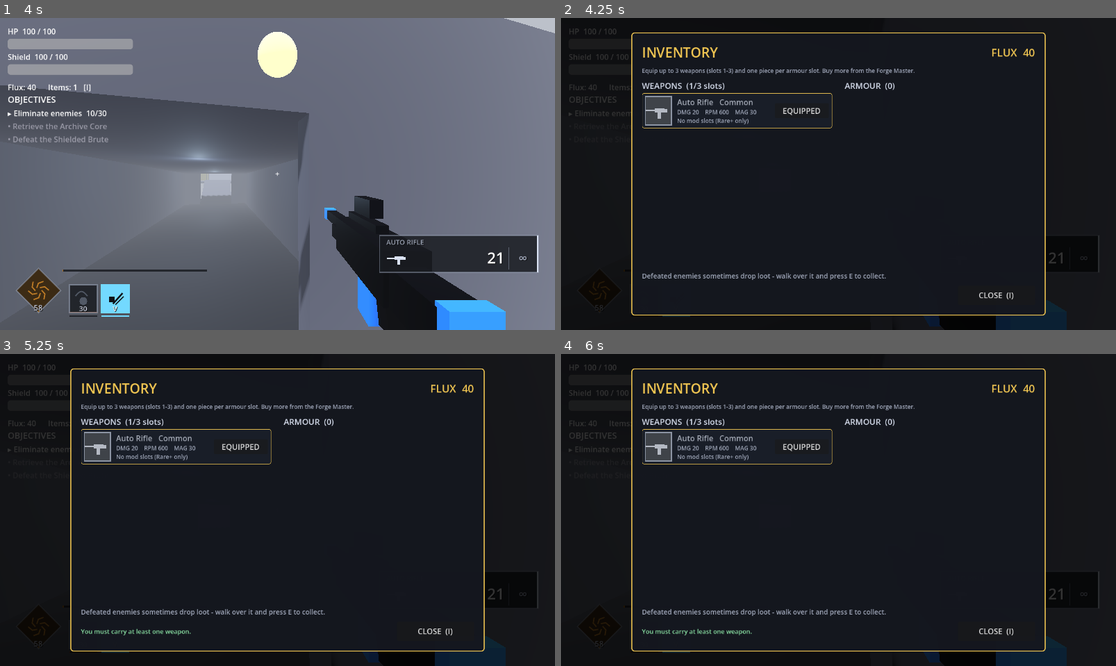
Above: before the commit, frames 1-4 (two rows, left to right).
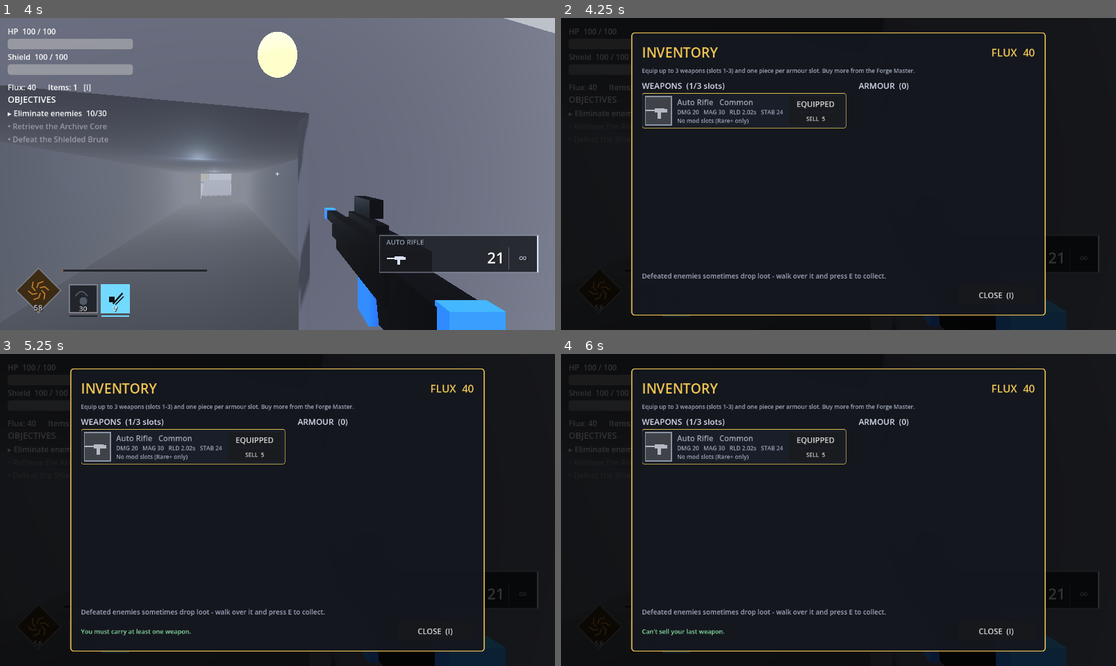
Above: after the commit, the same moments.

Repository: vasilisbit/The_Risen
Game: Godot game, scene res://scenes/missions/earth/earth.tscn
Same seed, same stepped clock (60 frames per second), same inputs: the game is played once before the commit and once after it. This scene is started directly instead of the project's main scene.
Inputs (mouse positions are in pixels of both pictures, inside the frame that each line leads up to):
- Up to frame 1 (4 s): tap Enter at 0.5 s; move the mouse to (305, 174) at 0.52 s; press the mouse at (305, 174) at 0.53 s; hold W (move_forward) from 0.53 s (still down); tap Space (jump) at 0.77, 1.52, 3.02, 3.77 s; tap E (interact) at 0.8, 1.35, 3.05 s; move the mouse to (249, 174) at 1.27 s; release the mouse at (249, 174) at 1.28 s; tap Q (super) at 1.55, 3.8 s; move the mouse to (288, 167) at 2.02 s; hold Q (super) 2.03-2.78 s; click (288, 167) at 2.3 s; move the mouse to (271, 180) at 2.77 s; click (271, 180) at 2.85 s; move the mouse to (316, 177) at 3.52 s; hold G (grenade) from 3.53 s (still down)
- Up to frame 2 (4.25 s): keep holding W (move_forward); keep holding G (grenade); tap I (inventory) at 4.15 s
- Up to frame 3 (5.25 s): release W (move_forward) at 4.25 s; release G (grenade) at 4.25 s; tap E (interact) at 4.25 s; drag from (111, 463) to (194, 432) at 4.27 s; click "EQUIPPED" at 5 s
- Up to frame 4 (6 s): click "EQUIPPED" (after the commit: "SELL 5") at 5.75 s

Frame 1 is identical in both runs. In frame 2, 0.5% of the frame differs, in the area x 25-63%, y 20-36%; in frame 3, 0.5%; in frame 4, 0.7%, in the area x 14-63%, y 20-91%.

Commit message:
feat: stat rolls, sell, extraction window, exploder FF, shooter stagger, enemy model swap
- Per-weapon stat rolls: each dropped/bought weapon rolls damage/reload/
  recoil/magazine within its rarity band (Weapon.STAT_BANDS + roll_stats),
  so two of the same weapon and rarity differ, but bands step up so a
  higher rarity is always at least as good. Rolls stored on the item and
  applied at build. Inventory shows DMG/MAG/RLD/STAB per weapon.
- Sell weapons and armour from the inventory for Flux, priced by rarity x
  weapon type (SaveManager.sell_value/sell_weapon/sell_armor). Won't sell
  your last weapon; selling an equipped item swaps/unequips it first.
- Extraction window: finishing the last objective (or final Mars wave)
  now banks the completion immediately, then gives a 30 s looting timer
  (ExtractionCountdown) before returning to the ship - so boss drops can
  actually be picked up. Wired into ObjectiveManager and WaveManager.
- Exploders now damage other enemies in the blast (and chain-detonate
  clusters), not just the player.
- Shooters desync: per-instance peek/fire cadence and a random starting
  phase, so a group trickle-fires instead of volleying in lockstep.
- Enemy model swap auto-wired like weapons: EnemyBase loads
  assets/thirdparty/characters/<type>.{glb,gltf,tscn,scn} and hides the
  capsule (dormant until a file is dropped in).

Diff:
--- a/scripts/enemy_base.gd
+++ b/scripts/enemy_base.gd
@@ -90,8 +90,43 @@
 	_apply_difficulty()
 	health = max_health
 	_player = _find_player()
+	_apply_external_model()
 	if show_nameplate:
 		_build_nameplate()
+
+
+## Swap the primitive capsule for a real model if one has been dropped in at
+## `assets/thirdparty/characters/<type>.{glb,gltf,tscn,scn}` (type = the scene
+## basename, e.g. `rusher`, `shielded_brute`). The imported model must face -Z
+## (forward) and stand ~1.8 m; pre-orient it in the import if not. The capsule
+## collision is untouched - the model is visual only. Dormant until a file
+## exists, so nothing changes today (mirrors the weapon pipeline).
+func _apply_external_model() -> void:
+	var base := "res://assets/thirdparty/characters/" + _to_snake(_enemy_type_name())
+	for ext in ["glb", "gltf", "tscn", "scn"]:
+		var path := "%s.%s" % [base, ext]
+		if ResourceLoader.exists(path):
+			var res := load(path)
+			if res is PackedScene:
+				add_child((res as PackedScene).instantiate())
+				var placeholder := get_node_or_null("Mesh")
+				if placeholder is Node3D:
+					(placeholder as Node3D).visible = false
+				return
+
+
+## "ShieldedBrute" -> "shielded_brute", matching the scene file names.
+func _to_snake(s: String) -> String:
+	var out := ""
+	for i in s.length():
+		var c := s[i]
+		if c >= "A" and c <= "Z":
+			if i > 0:
+				out += "_"
+			out += c.to_lower()
+		else:
+			out += c
+	return out
 
 
 ## Attach the floating name + health bar (and, for a shielded enemy, the shield
--- a/scripts/exploder.gd
+++ b/scripts/exploder.gd
@@ -126,6 +126,17 @@
 		if target is Node3D and global_position.distance_to((target as Node3D).global_position) <= EXPLOSION_RADIUS:
 			if target.has_method("take_damage"):
 				target.take_damage(EXPLOSION_DAMAGE, "Exploder")
+	# Friendly fire: the blast catches other enemies too (and can chain-detonate
+	# a cluster of Exploders). Guarded by each enemy's own _dead flag, so this
+	# terminates. Self is already flagged _dead above, so it is skipped.
+	for other in get_tree().get_nodes_in_group("enemy"):
+		if other == self or other is not Node3D:
+			continue
+		if global_position.distance_to((other as Node3D).global_position) <= EXPLOSION_RADIUS:
+			if other.has_method("mark_damage_source"):
+				other.mark_damage_source("Exploder", false)
+			if other.has_method("take_damage"):
+				other.take_damage(EXPLOSION_DAMAGE)
 	_spawn_explosion_vfx(global_position)
 	play_sfx("explosion")
 	_log_kill()
--- /dev/null
+++ b/scripts/extraction_countdown.gd
@@ -0,0 +1,58 @@
+class_name ExtractionCountdown
+extends CanvasLayer
+
+## Post-objective extraction window. When the last objective (or final wave)
+## completes, the mission is marked done immediately (flag + Flux persist), but
+## instead of yanking the player straight to the ship this gives them a timed
+## window to loot the area - most importantly the boss's guaranteed drops, which
+## used to vanish the instant the fight ended. When it runs out, it returns to
+## the hub via GameState.
+
+const RETURN_FALLBACK := "res://scenes/hub/hub.tscn"
+
+var _left: float = 0.0
+var _return_scene: String = RETURN_FALLBACK
+var _label: Label
+var _going: bool = false
+
+
+## Show the window and start counting. Add this to the running scene first.
+func begin(seconds: float, return_scene: String) -> void:
+	_left = seconds
+	_return_scene = return_scene
+	layer = 30
+	_build_ui()
+	set_process(true)
+
+
+func _build_ui() -> void:
+	_label = Label.new()
+	_label.set_anchors_preset(Control.PRESET_CENTER_TOP)
+	_label.position = Vector2(-260, 54)
+	_label.custom_minimum_size = Vector2(520, 0)
+	_label.horizontal_alignment = HORIZONTAL_ALIGNMENT_CENTER
+	_label.add_theme_font_size_override("font_size", 26)
+	_label.add_theme_color_override("font_color", Color(1.0, 0.82, 0.34))
+	_label.add_theme_color_override("font_shadow_color", Color(0, 0, 0, 0.85))
+	_label.add_theme_constant_override("shadow_offset_y", 2)
+	add_child(_label)
+
+
+func _process(delta: float) -> void:
+	_left -= delta
+	if _left <= 0.0:
+		_return_to_ship()
+		return
+	_label.text = "AREA SECURED  -  loot up!\nReturning to your ship in %d s" % int(ceil(_left))
+
+
+func _return_to_ship() -> void:
+	if _going:
+		return
+	_going = true
+	set_process(false)
+	var gs := get_node_or_null("/root/GameState")
+	if gs and gs.has_method("transition_to"):
+		gs.transition_to(_return_scene)
+	else:
+		get_tree().change_scene_to_file(_return_scene)
--- a/scripts/inventory_screen.gd
+++ b/scripts/inventory_screen.gd
@@ -17,10 +17,10 @@
 ## Base (Common) stats per weapon kind, mirroring the four weapon scenes, so the
 ## inventory can show what a given rarity roll actually does without loading them.
 const WEAPON_BASE := {
-	"Auto Rifle": {"dmg": 20.0, "rpm": 600, "mag": 30},
-	"Shotgun": {"dmg": 80.0, "rpm": 60, "mag": 8},
-	"Sniper": {"dmg": 300.0, "rpm": 40, "mag": 5},
-	"Hand Cannon": {"dmg": 60.0, "rpm": 180, "mag": 12},
+	"Auto Rifle": {"dmg": 20.0, "rpm": 600, "mag": 30, "reload": 2.0},
+	"Shotgun": {"dmg": 80.0, "rpm": 60, "mag": 8, "reload": 2.5},
+	"Sniper": {"dmg": 300.0, "rpm": 40, "mag": 5, "reload": 3.0},
+	"Hand Cannon": {"dmg": 60.0, "rpm": 180, "mag": 12, "reload": 1.5},
 }
 
 var _flux: Label
@@ -140,7 +140,7 @@
 	info.add_theme_constant_override("separation", 1)
 	hbox.add_child(info)
 	info.add_child(_name_line(kind, rarity, element))
-	info.add_child(_stat_line(_weapon_stats_text(kind, rarity, mods)))
+	info.add_child(_stat_line(_weapon_stats_text(kind, rarity, mods, item.get("rolls", {}))))
 	info.add_child(_mod_chips(id, rarity, mods))
 
 	var btn := _equip_button(equipped)
@@ -148,7 +148,8 @@
 		btn.pressed.connect(func() -> void: _on_unequip_weapon(id))
 	else:
 		btn.pressed.connect(func() -> void: _on_equip_weapon(id))
-	hbox.add_child(btn)
+	hbox.add_child(_action_column(btn, sm.sell_value(item) if sm else 0,
+		func() -> void: _on_sell_weapon(id)))
 	return row
 
 
@@ -176,8 +177,42 @@
 		btn.pressed.connect(func() -> void: _on_unequip_armor(slot))
 	else:
 		btn.pressed.connect(func() -> void: _on_equip_armor(id))
-	hbox.add_child(btn)
+	hbox.add_child(_action_column(btn, sm.sell_value(item) if sm else 0,
+		func() -> void: _on_sell_armor(id)))
 	return row
+
+
+## The equip button with a SELL button beneath it, stacked so a row stays narrow.
+func _action_column(equip_btn: Button, sell_value: int, on_sell: Callable) -> Control:
+	var col := VBoxContainer.new()
+	col.add_theme_constant_override("separation", 3)
+	col.size_flags_vertical = Control.SIZE_SHRINK_CENTER
+	col.add_child(equip_btn)
+	var sell := Button.new()
+	sell.text = "SELL  %d" % sell_value
+	sell.tooltip_text = "Sell for %d Flux" % sell_value
+	sell.custom_minimum_size = Vector2(112, 0)
+	sell.add_theme_font_size_override("font_size", 12)
+	sell.pressed.connect(on_sell)
+	col.add_child(sell)
+	return col
+
+
+func _on_sell_weapon(id: String) -> void:
+	var sm := get_node_or_null("/root/SaveManager")
+	if sm:
+		var got: int = sm.sell_weapon(id)
+		_note("Sold for %d Flux." % got if got >= 0 else "Can't sell your last weapon.")
+	refresh()
+
+
+func _on_sell_armor(id: String) -> void:
+	var sm := get_node_or_null("/root/SaveManager")
+	if sm:
+		var got: int = sm.sell_armor(id)
+		if got >= 0:
+			_note("Sold for %d Flux." % got)
+	refresh()
 
 
 # --- equip actions ----------------------------------------------------------
@@ -217,18 +252,19 @@
 
 # --- stat text --------------------------------------------------------------
 
-func _weapon_stats_text(kind: String, rarity: String, mods: Array) -> String:
+func _weapon_stats_text(kind: String, rarity: String, mods: Array, rolls: Dictionary) -> String:
 	var base: Dictionary = WEAPON_BASE.get(kind, WEAPON_BASE["Auto Rifle"])
-	var rmods: Dictionary = Weapon.RARITY_MODS.get(rarity, Weapon.RARITY_MODS["Common"])
-	var dmg := int(round(float(base["dmg"]) * float(rmods["dmg"])))
-	var rpm := float(base["rpm"])
-	var mag := float(base["mag"]) * float(rmods["mag"])
-	# Fold in installed stat mods so the numbers match what the weapon builds to.
-	if mods.has("rpm"):
-		rpm *= 1.2
+	# Same rarity+roll bands the weapon builds with, so the numbers here match the
+	# gun in hand and two same-rarity drops read differently.
+	var dmg := int(round(float(base["dmg"]) * Weapon.stat_band("damage", rarity, float(rolls.get("damage", 0.5)))))
+	var reload := float(base["reload"]) * Weapon.stat_band("reload", rarity, float(rolls.get("reload", 0.5)))
+	var recoil := Weapon.stat_band("recoil", rarity, float(rolls.get("recoil", 0.5)))
+	var mag := float(base["mag"]) * Weapon.stat_band("mag", rarity, float(rolls.get("mag", 0.5)))
 	if mods.has("mag"):
 		mag *= 1.5
-	return "DMG %d    RPM %d    MAG %d" % [dmg, int(round(rpm)), int(round(mag))]
+	# Stability is the readable inverse of recoil (higher = steadier).
+	var stability := int(clampf((1.15 - recoil) / 0.6 * 100.0, 5.0, 99.0))
+	return "DMG %d   MAG %d   RLD %.2fs   STAB %d" % [dmg, int(round(mag)), reload, stability]
 
 
 ## The weapon's element, derived from whichever element mod (if any) is installed.
--- a/scripts/loot_drop.gd
+++ b/scripts/loot_drop.gd
@@ -137,7 +137,13 @@
 	if sm:
 		var slot := "owned_armor" if category == "armor" else "owned_weapons"
 		var owned: Array = sm.data.get(slot, [])
-		owned.append({"id": "loot_%d" % Time.get_ticks_usec(), "name": kind, "rarity": rarity})
+		var item := {"id": "loot_%d" % Time.get_ticks_usec(), "name": kind, "rarity": rarity}
+		# Weapons roll individual stats within their rarity band, so two of the
+		# same weapon and rarity still differ.
+		if category != "armor":
+			item["mods"] = []
+			item["rolls"] = Weapon.roll_stats()
+		owned.append(item)
 		sm.data[slot] = owned
 		sm.save_game()
 	var tel := get_node_or_null("/root/Telemetry")
--- a/scripts/objective_manager.gd
+++ b/scripts/objective_manager.gd
@@ -10,6 +10,8 @@
 
 @export var mission_id: String = "Earth"
 @export var return_scene: String = "res://scenes/hub/hub.tscn"
+## Seconds to loot the area after the last objective before returning to the ship.
+@export var extraction_time: float = 30.0
 
 # Ordered objectives per mission. "kill" uses target; "flag" objectives are
 # completed by notify_flag(<flag>). Picked by mission_id at _ready().
@@ -105,14 +107,14 @@
 	var tel := get_node_or_null("/root/Telemetry")
 	if tel:
 		tel.mission_completed(mission_id)
+	# Bank the completion now (flag + Flux persist even if the player quits during
+	# the loot window), then give them time to grab drops before extracting.
 	var sm := get_node_or_null("/root/SaveManager")
 	if sm and sm.has_method("complete_mission"):
 		sm.complete_mission(mission_id)
-	var gs := get_node_or_null("/root/GameState")
-	if gs and gs.has_method("transition_to"):
-		gs.transition_to(return_scene)
-	else:
-		get_tree().change_scene_to_file(return_scene)
+	var ec := ExtractionCountdown.new()
+	add_child(ec)
+	ec.begin(extraction_time, return_scene)
 
 
 func _build_ui() -> void:
--- a/scripts/save_manager.gd
+++ b/scripts/save_manager.gd
@@ -15,7 +15,19 @@
 
 ## The one weapon a new Guardian starts with. Everything else is earned from
 ## loot or bought - you no longer begin holding all four (see equipped_weapons).
-const STARTER_WEAPON := {"id": "starter_ar", "name": "Auto Rifle", "rarity": "Common"}
+## Mid-band rolls (0.5) so the starter is a stable baseline.
+const STARTER_WEAPON := {
+	"id": "starter_ar", "name": "Auto Rifle", "rarity": "Common", "mods": [],
+	"rolls": {"damage": 0.5, "reload": 0.5, "recoil": 0.5, "mag": 0.5},
+}
+
+## Flux a sale returns, by rarity, before the item-type multiplier. Below the
+## vendor buy prices (Common 10 / Rare 25 / Epic 50 / Exotic 100) so selling is a
+## sink, not a arbitrage.
+const SELL_BASE := {"Common": 5, "Rare": 15, "Epic": 40, "Exotic": 90}
+## Weapon-type multiplier on the sell base - the heavier, rarer-to-use guns are
+## worth more.
+const WEAPON_SELL_MULT := {"Auto Rifle": 1.0, "Hand Cannon": 1.15, "Shotgun": 1.25, "Sniper": 1.4}
 ## How many weapons can be carried into a mission at once (weapon_1..weapon_3).
 const MAX_EQUIPPED_WEAPONS := 3
 ## The three armour slots, keyed by the item name the loot roller produces.
@@ -51,7 +63,7 @@
 		# rather than a real choice. Backfilled into older saves on load.
 		"class_chosen": false,
 		# You start with one weapon; the rest are earned from loot or the vendor.
-		"owned_weapons": [STARTER_WEAPON.duplicate()],
+		"owned_weapons": [STARTER_WEAPON.duplicate(true)],
 		"owned_armor": [],
 		# Ids from owned_weapons that are carried into a mission (weapon slots 1-3).
 		"equipped_weapons": [STARTER_WEAPON["id"]],
@@ -117,9 +129,11 @@
 	for w in owned:
 		if typeof(w) == TYPE_DICTIONARY:
 			owned_ids[w.get("id", "")] = true
-			# Backfill the mods array so pre-mod saves are managed uniformly.
+			# Backfill mods/rolls so pre-mod, pre-roll saves are managed uniformly.
 			if not w.has("mods"):
 				w["mods"] = []
+			if not w.has("rolls"):
+				w["rolls"] = {"damage": 0.5, "reload": 0.5, "recoil": 0.5, "mag": 0.5}
 	var equipped: Array = data.get("equipped_weapons", [])
 	var clean: Array = []
 	for id in equipped:
@@ -360,6 +374,65 @@
 	return false
 
 
+# --- selling -----------------------------------------------------------------
+
+## Flux an item sells for: a rarity base, times the weapon-type multiplier (or a
+## flat 0.8 for armour). Public so the inventory can label the sell button.
+func sell_value(item: Dictionary) -> int:
+	var base: int = int(SELL_BASE.get(String(item.get("rarity", "Common")), 5))
+	var name_ := String(item.get("name", ""))
+	if ARMOR_SLOTS.has(name_):
+		return int(round(base * 0.8))
+	return int(round(base * float(WEAPON_SELL_MULT.get(name_, 1.0))))
+
+
+## Sell an owned weapon for Flux. Won't sell your last weapon (the loadout needs
+## one); if the sold weapon was equipped it is swapped out first. Returns the
+## Flux gained, or -1 if the sale was refused.
+func sell_weapon(id: String) -> int:
+	var item := weapon_by_id(id)
+	if item.is_empty():
+		return -1
+	var owned: Array = data.get("owned_weapons", [])
+	if owned.size() <= 1:
+		return -1
+	var value := sell_value(item)
+	var equipped: Array = data.get("equipped_weapons", [])
+	if equipped.has(id):
+		equipped.erase(id)
+		if equipped.is_empty():
+			for w in owned:
+				if w.get("id", "") != id:
+					equipped.append(w.get("id", ""))
+					break
+		data["equipped_weapons"] = equipped
+	data["owned_weapons"] = owned.filter(func(w: Dictionary) -> bool: return w.get("id", "") != id)
+	add_flux(value)
+	save_game()
+	loadout_changed.emit()
+	return value
+
+
+## Sell an owned armour piece for Flux (unequipping it if worn). Returns the Flux
+## gained, or -1 if not found.
+func sell_armor(id: String) -> int:
+	var item := armor_by_id(id)
+	if item.is_empty():
+		return -1
+	var value := sell_value(item)
+	var eq: Dictionary = data.get("equipped_armor", {})
+	for slot in eq.keys():
+		if eq[slot] == id:
+			eq.erase(slot)
+	data["equipped_armor"] = eq
+	data["owned_armor"] = (data.get("owned_armor", []) as Array).filter(
+		func(a: Dictionary) -> bool: return a.get("id", "") != id)
+	add_flux(value)
+	save_game()
+	loadout_changed.emit()
+	return value
+
+
 ## Total passive damage reduction from the currently equipped armour, summed
 ## across slots. The Guardian folds this into take_damage.
 func armor_reduction_total() -> float:
--- a/scripts/shooter.gd
+++ b/scripts/shooter.gd
@@ -30,11 +30,24 @@
 var _peek_side: float = 1.0      # flips each peek so both sides get tried
 var _shoot_timer: float = 0.0
 var shots_fired: int = 0         # exposed for tests/telemetry
+## Per-instance cadence, so a group of shooters doesn't peek and volley in
+## lockstep. Randomised in _ready around the base constants.
+var _peek_interval: float = PEEK_INTERVAL
+var _shoot_cd: float = SHOOT_COOLDOWN
 
 
 func _init() -> void:
 	max_health = 100.0
 	flux_value = 5
+
+
+func _ready() -> void:
+	super._ready()
+	# Desync: each shooter gets its own peek rhythm, fire cadence, and a random
+	# starting phase, so they trickle fire instead of all shooting at once.
+	_peek_interval = PEEK_INTERVAL * randf_range(0.7, 1.35)
+	_shoot_cd = SHOOT_COOLDOWN * randf_range(0.75, 1.3)
+	_peek_timer = randf() * _peek_interval
 
 
 func _physics_process(delta: float) -> void:
@@ -70,7 +83,7 @@
 			_halt_horizontal()
 			_face(_player.global_position)
 			_peek_timer += delta
-			if _peek_timer >= PEEK_INTERVAL:
+			if _peek_timer >= _peek_interval:
 				_begin_peek()
 		State.PEEK:
 			_peek_elapsed += delta
@@ -180,7 +193,7 @@
 
 
 func _shoot() -> void:
-	_shoot_timer = SHOOT_COOLDOWN
+	_shoot_timer = _shoot_cd
 	shots_fired += 1
 	var p := load("res://scripts/enemy_projectile.gd").new() as Node3D
 	p.source_name = "Shooter"
--- a/scripts/vendor_shop.gd
+++ b/scripts/vendor_shop.gd
@@ -78,7 +78,11 @@
 		return "Insufficient Flux"
 	_sm.data["flux_currency"] = flux - price
 	var owned: Array = _sm.data.get("owned_weapons", [])
-	owned.append({"id": id, "name": weapon["name"], "rarity": weapon["rarity"]})
+	owned.append({
+		"id": "%s_%d" % [id, Time.get_ticks_usec()],
+		"name": weapon["name"], "rarity": weapon["rarity"],
+		"mods": [], "rolls": Weapon.roll_stats(),
+	})
 	_sm.data["owned_weapons"] = owned
 	_sm.save_game()
 	var tel := get_node_or_null("/root/Telemetry")
--- a/scripts/wave_manager.gd
+++ b/scripts/wave_manager.gd
@@ -227,11 +227,10 @@
 	var sm := get_node_or_null("/root/SaveManager")
 	if sm and sm.has_method("complete_mission"):
 		sm.complete_mission(mission_id)
-	var gs := get_node_or_null("/root/GameState")
-	if gs and gs.has_method("transition_to"):
-		gs.transition_to(return_scene)
-	else:
-		get_tree().change_scene_to_file(return_scene)
+	# Loot window (grab the Phantom's drops) before returning to the ship.
+	var ec := ExtractionCountdown.new()
+	add_child(ec)
+	ec.begin(30.0, return_scene)
 
 
 # --- helpers ----------------------------------------------------------------
--- a/scripts/weapon.gd
+++ b/scripts/weapon.gd
@@ -27,6 +27,18 @@
 	"Rare":   {"dmg": 1.15, "reload": 0.92, "recoil": 0.90, "mag": 1.00},
 	"Epic":   {"dmg": 1.30, "reload": 0.85, "recoil": 0.80, "mag": 1.15},
 	"Exotic": {"dmg": 1.50, "reload": 0.75, "recoil": 0.65, "mag": 1.30},
+}
+
+## Per-stat rarity bands [worst_roll, best_roll] as multipliers on the base
+## stat. Two drops of the same weapon and rarity differ within the band (a random
+## roll 0..1 picks a point on it), but the bands step up with rarity so a better
+## rarity is always at least as good - a bad Exotic still beats a good Rare. For
+## reload and recoil the "better" end is the lower number.
+const STAT_BANDS := {
+	"damage": {"Common": [0.95, 1.05], "Rare": [1.08, 1.22], "Epic": [1.22, 1.40], "Exotic": [1.42, 1.62]},
+	"reload": {"Common": [1.05, 0.97], "Rare": [0.97, 0.88], "Epic": [0.88, 0.80], "Exotic": [0.80, 0.70]},
+	"recoil": {"Common": [1.05, 0.95], "Rare": [0.94, 0.85], "Epic": [0.84, 0.74], "Exotic": [0.72, 0.58]},
+	"mag":    {"Common": [1.00, 1.02], "Rare": [1.02, 1.08], "Epic": [1.10, 1.20], "Exotic": [1.22, 1.36]},
 }
 
 ## The rarity this instance was rolled/built at, kept for the HUD and inventory.
@@ -86,18 +98,35 @@
 	ammo = mag_size
 
 
-## Scale this weapon's base stats for its loot rarity. Call it BEFORE the node
-## enters the tree (before _ready fills the magazine), so the bigger Epic/Exotic
-## magazine is reflected in the starting ammo. Idempotent per instance is not
-## needed - each drop is built fresh.
+## One point on a stat's rarity band, chosen by a 0..1 roll (0.5 = middle).
+static func stat_band(stat: String, rarity_: String, roll: float) -> float:
+	var by_rarity: Dictionary = STAT_BANDS.get(stat, {})
+	var band: Array = by_rarity.get(rarity_, by_rarity.get("Common", [1.0, 1.0]))
+	return lerpf(float(band[0]), float(band[1]), clampf(roll, 0.0, 1.0))
+
+
+## A fresh random roll per stat, stored on the owned item so the weapon rebuilds
+## identically every time. Generated once at drop / purchase.
+static func roll_stats() -> Dictionary:
+	return {"damage": randf(), "reload": randf(), "recoil": randf(), "mag": randf()}
+
+
+## Scale this weapon's base stats for its rarity and its stored rolls. Call it
+## BEFORE the node enters the tree (before _ready fills the magazine), so the
+## rolled magazine size is reflected in the starting ammo. Missing rolls default
+## to the middle of the band, so old saves stay stable.
+func apply_stats(rarity_: String, rolls: Dictionary) -> void:
+	rarity = rarity_ if STAT_BANDS["damage"].has(rarity_) else "Common"
+	damage *= stat_band("damage", rarity, float(rolls.get("damage", 0.5)))
+	reload_time *= stat_band("reload", rarity, float(rolls.get("reload", 0.5)))
+	recoil_mult = stat_band("recoil", rarity, float(rolls.get("recoil", 0.5)))
+	mag_size = int(round(mag_size * stat_band("mag", rarity, float(rolls.get("mag", 0.5)))))
+	ammo = mag_size
+
+
+## Back-compat: rarity only, middle-of-band rolls.
 func apply_rarity(rarity_: String) -> void:
-	rarity = rarity_ if RARITY_MODS.has(rarity_) else "Common"
-	var mods: Dictionary = RARITY_MODS[rarity]
-	damage *= float(mods["dmg"])
-	reload_time *= float(mods["reload"])
-	recoil_mult = float(mods["recoil"])
-	mag_size = int(round(mag_size * float(mods["mag"])))
-	ammo = mag_size
+	apply_stats(rarity_, {})
 
 
 ## Apply one installed mod's effect. Called by the WeaponManager after
--- a/scripts/weapon_manager.gd
+++ b/scripts/weapon_manager.gd
@@ -57,7 +57,9 @@
 		var kind := String(item.get("name", "Auto Rifle"))
 		var path: String = KIND_SCENES.get(kind, KIND_SCENES["Auto Rifle"])
 		var w := load(path).instantiate() as Weapon
-		w.apply_rarity(String(item.get("rarity", "Common")))   # before add_child, so ammo fills the rolled magazine
+		# Rarity + this item's stored stat rolls, before add_child so ammo fills
+		# the rolled magazine.
+		w.apply_stats(String(item.get("rarity", "Common")), item.get("rolls", {}))
 		for mod_id in item.get("mods", []):                    # installed mods: element + stat tweaks
 			w.apply_mod(String(mod_id))
 		add_child(w)
Not shown, added: scripts/extraction_countdown.gd.uid
Not shown, changed: assets/thirdparty/characters/README.md
